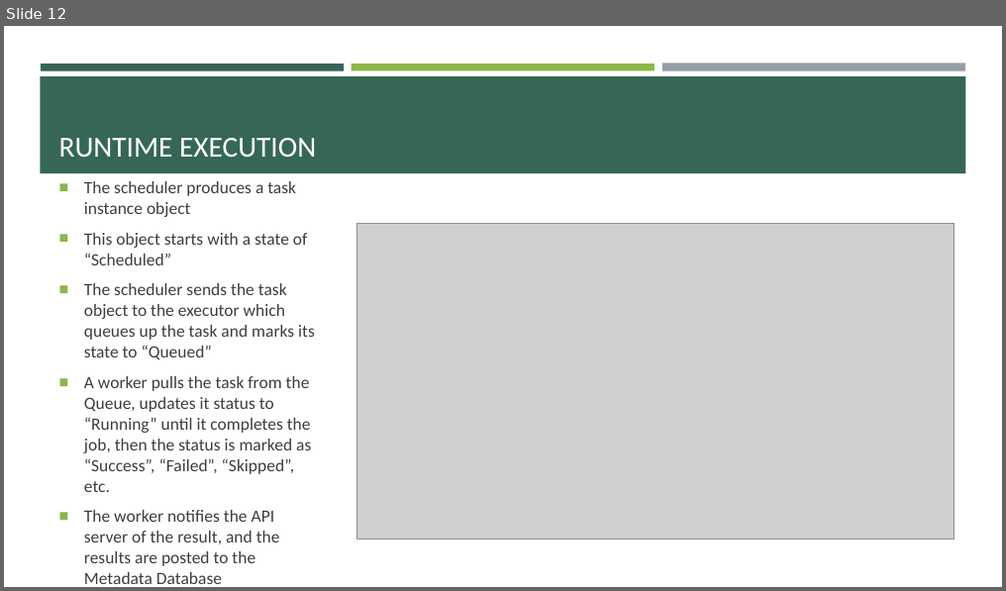
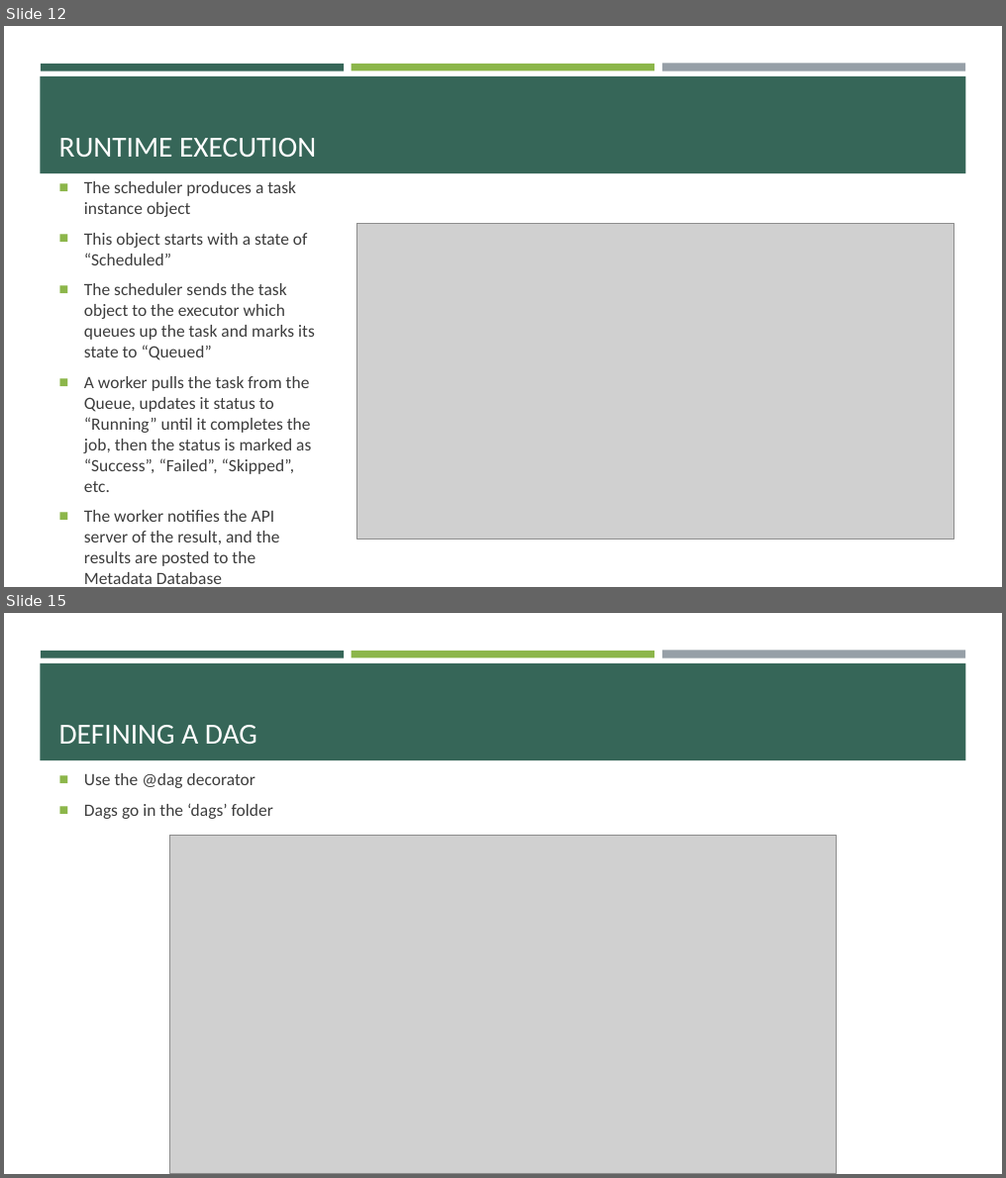
Before and after one commit to e-m-wilson/data_engineering, a slide deck: airflow/Airflow.pptx. Shown one above the other, each under a label of ours: slide 12 before the commit, slides 12 and 15 after it; the slides between them are not shown. The pictures are 1006x591 and 1006x1178 pixels, drawn with LibreOffice and Linux fonts; fonts in the diff are those of the drawing; grey boxes stand for pictures. Boxes give left, top, right and bottom in pixels: in the first picture for what was removed or moved away, otherwise in the second. Text is boxed around its words. In the diff, an @@ line names an element or a change of style, - is before the commit and + after.

```diff
--- a/airflow/Airflow.pptx
+++ b/airflow/Airflow.pptx
@@ slide 15 added at <box>4,613,1002,1174</box>, background #FFFFFF; not listed: 4 template elements that a slide beside it also shows @@
@@ title added at <box>59,725,257,744</box>, 28 pt, text #FFFFFF @@
+DEFINING A DAG
@@ text added at <box>84,773,273,819</box>, 16.6 pt, text #3D3D3D @@
+■ Use the @dag decorator
+■ Dags go in the ‘dags’ folder
@@ picture added at <box>169,836,837,1173</box> @@
```
Also in this commit, not shown: 2 slides changed, 11 other slides added.
